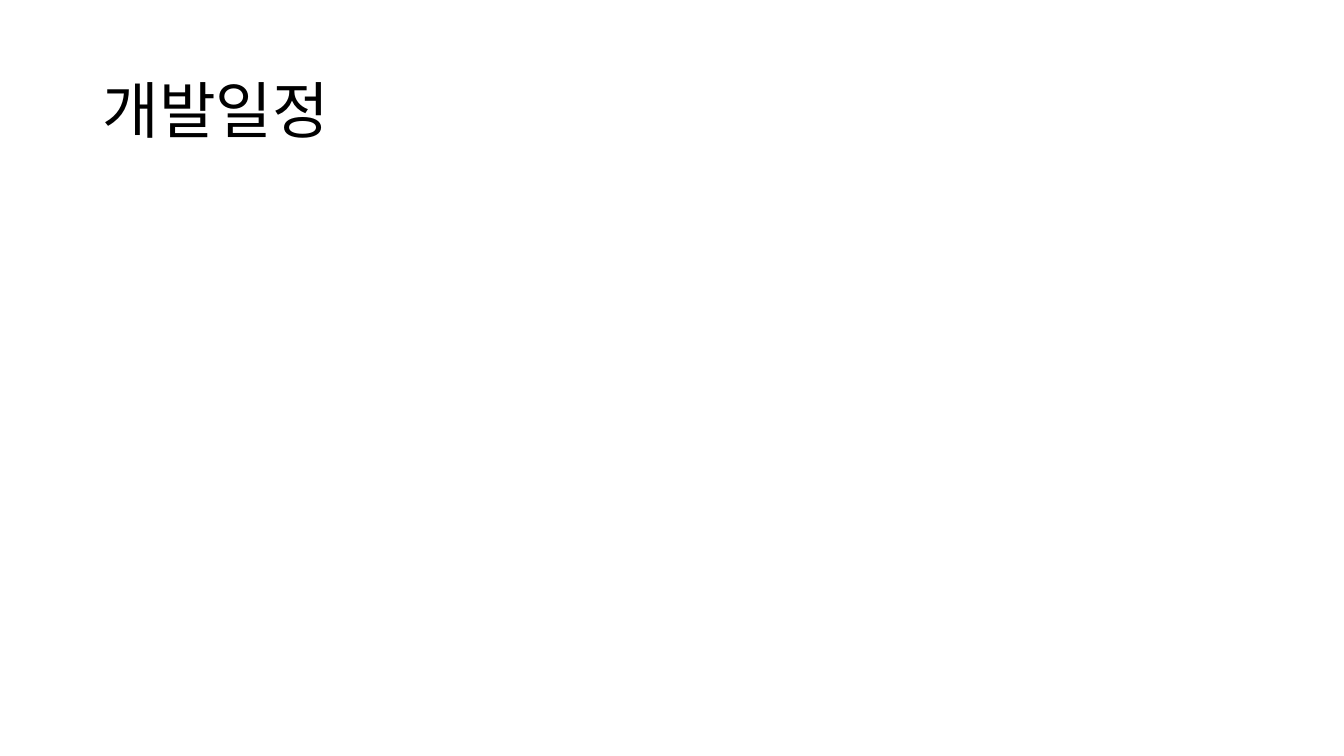
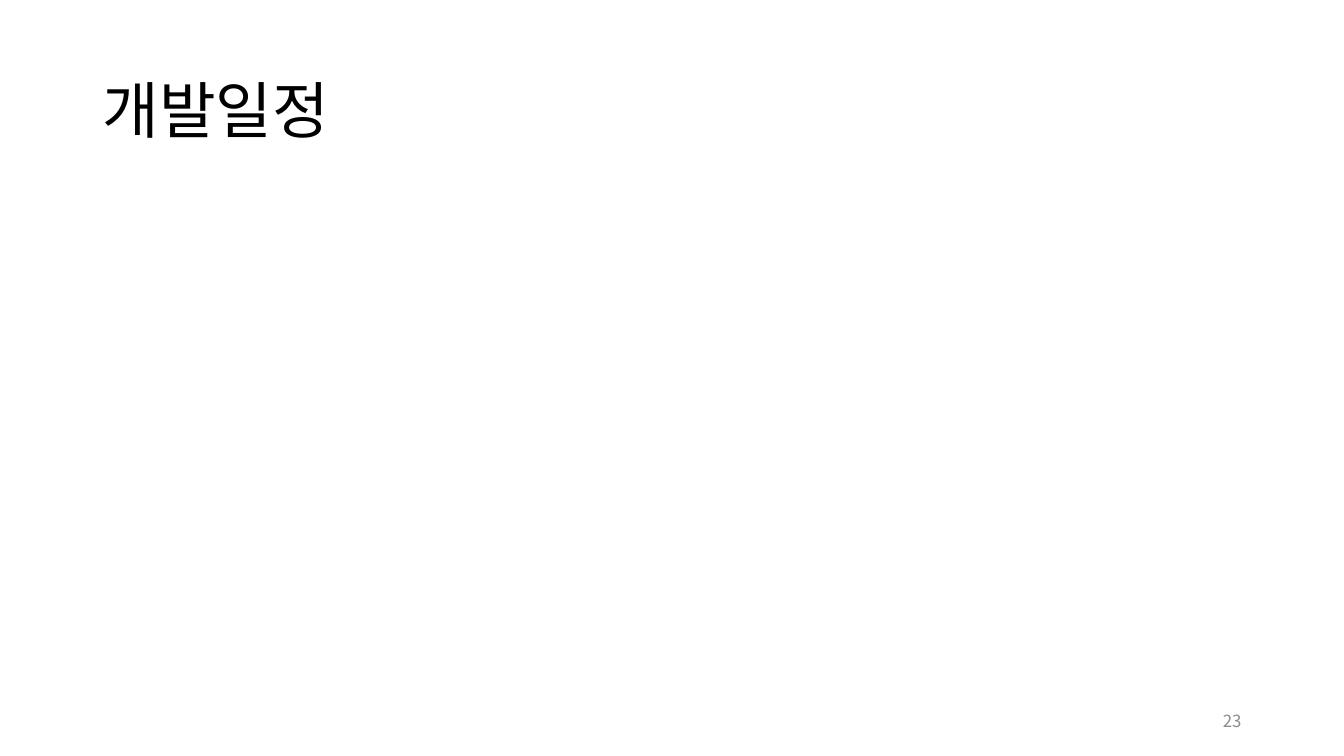
Before and after one commit to andy3790/NGP_Project, a slide deck: slide 23 of Doc/추진 계획서.pptx (slide 12 before the commit). Drawn at 1344x756 pixels with LibreOffice and Linux fonts; fonts in the diff are those of the drawing. Boxes give left, top, right and bottom in pixels: in the first picture for what was removed or moved away, otherwise in the second. Text is boxed around its words. In the diff, an @@ line names an element or a change of style, - is before the commit and + after.

```diff
--- a/Doc/추진 계획서.pptx
+++ b/Doc/추진 계획서.pptx
@@ page number added at <box>1223,714,1242,727</box>, 12 pt, text #8C8C8C @@
+23
```
Also in this commit, not shown: 6 other slides changed, 16 slides added, 5 slides removed.
